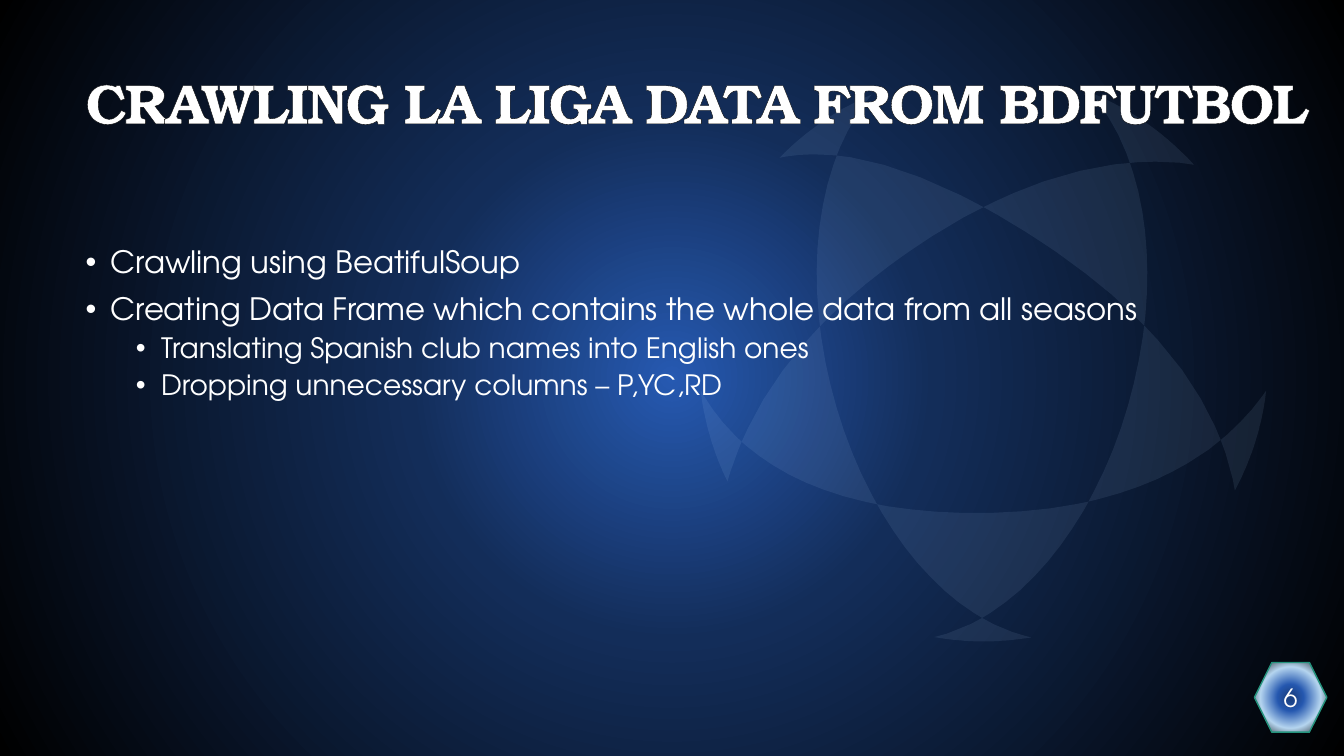
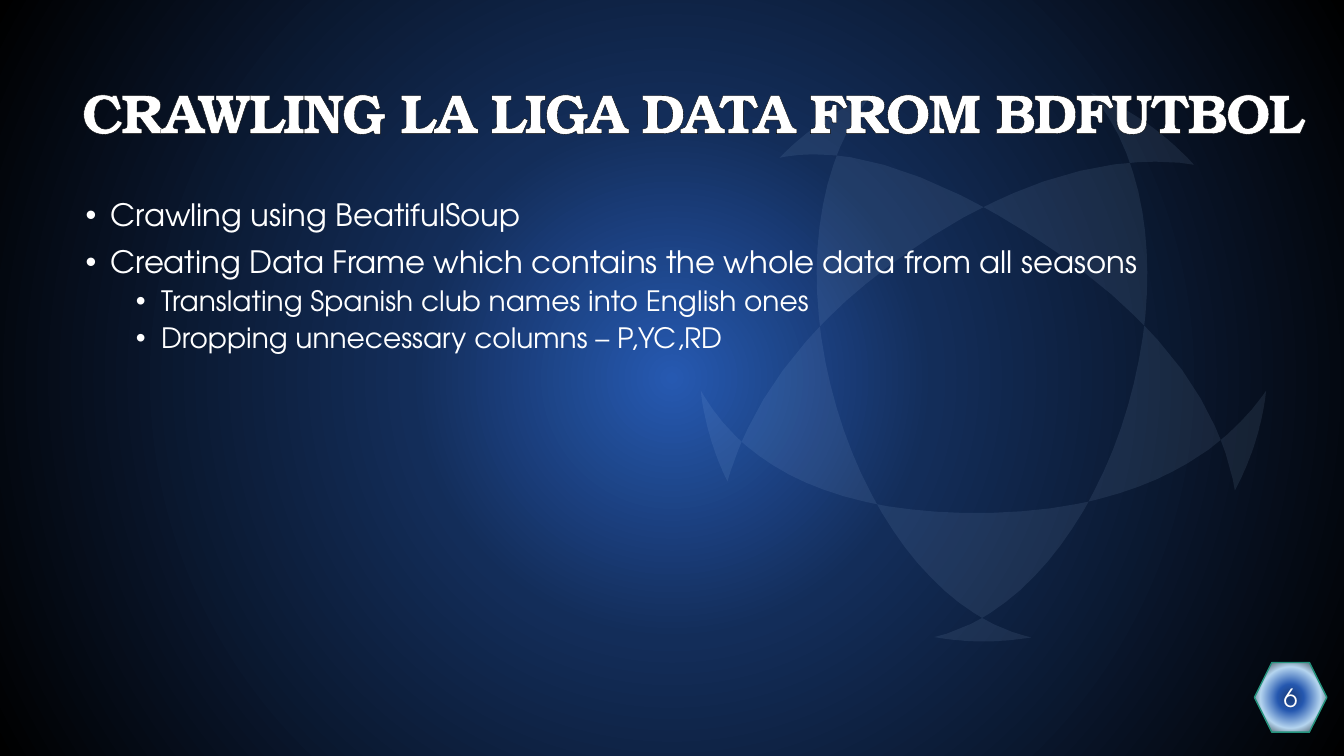
Before and after one commit to Dudi-kreis/Data-science-project, a slide deck: slide 6 of Project Presentation.pptx. Drawn at 1344x756 pixels with LibreOffice and Linux fonts; fonts in the diff are those of the drawing. Boxes give left, top, right and bottom in pixels: in the first picture for what was removed or moved away, otherwise in the second. Text is boxed around its words. In the diff, an @@ line names an element or a change of style, - is before the commit and + after.

```diff
--- a/Project Presentation.pptx
+++ b/Project Presentation.pptx
@@ title "CRAWLING LA LIGA DATA FROM ...": place and size @@
-title "CRAWLING LA LIGA DATA FROM ..." at <box>86,67,1308,125</box>
+title "CRAWLING LA LIGA DATA FROM ..." at <box>82,77,1305,135</box>
@@ title "CRAWLING LA LIGA DATA FROM ..." at <box>82,77,1305,135</box>: alignment left to centre @@
@@ text "Crawling using BeatifulSoup": place and size @@
-text "Crawling using BeatifulSoup" at <box>111,250,1137,401</box>
+text "Crawling using BeatifulSoup" at <box>111,203,1137,354</box>
```
Also in this commit, not shown: 18 other slides changed, 3 slides added, 1 other file.
